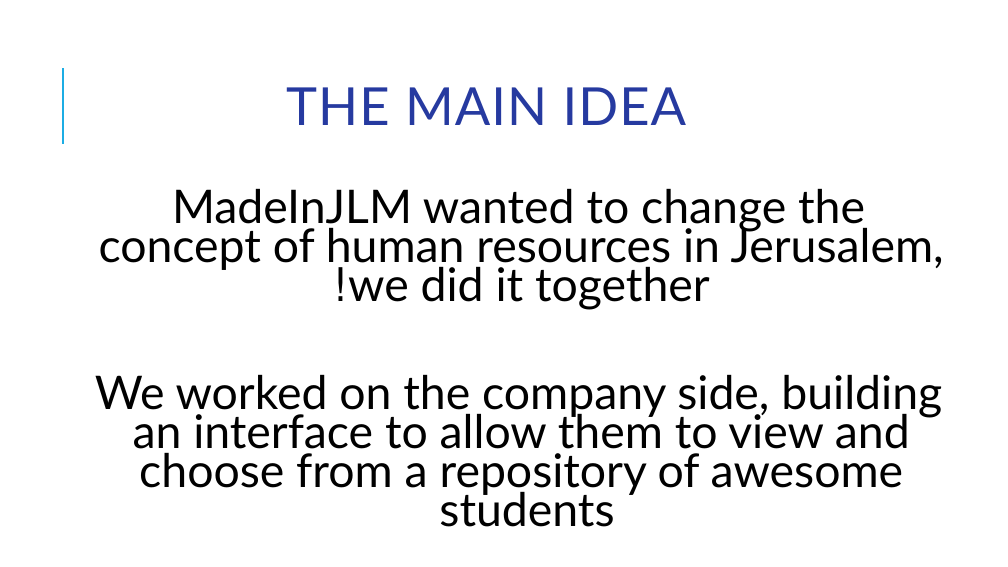
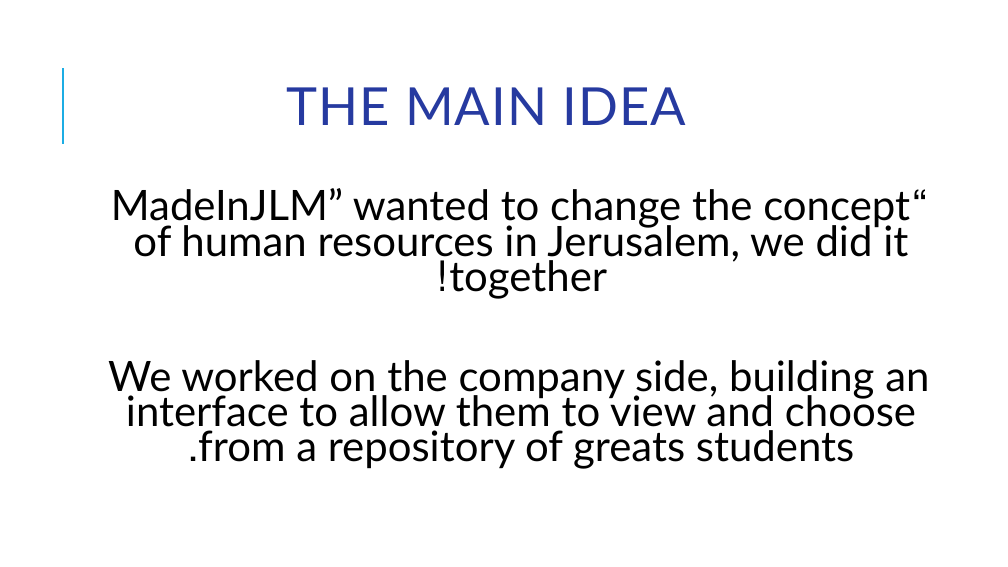
Before and after one commit to RoiZundak/madeJLM-Company, a slide deck: slide 3 of SDF-Software Ducument Folder/ActiveC presentation.pptx. Drawn at 1008x567 pixels with LibreOffice and Linux fonts; fonts in the diff are those of the drawing; background and template pictures are left out. Boxes give left, top, right and bottom in pixels: in the first picture for what was removed or moved away, otherwise in the second. Text is boxed around its words. In the diff, an @@ line names an element or a change of style, - is before the commit and + after.

```diff
--- a/SDF-Software Ducument Folder/ActiveC presentation.pptx
+++ b/SDF-Software Ducument Folder/ActiveC presentation.pptx
@@ text at box(108, 188, 929, 469): text changed; size 44.2 to 39.9 pt @@
-  MadeInJLM wanted to change the concept of human resources in Jerusalem, we did it together!
-  We worked on the company side, building an interface to allow them to view and choose from a repository of awesome students
+  “MadeInJLM” wanted to change the concept of human resources in Jerusalem, we did it together!
+  We worked on the company side, building an interface to allow them to view and choose from a repository of greats students.
```
Also in this commit, not shown: 4 other slides changed, 1 slide added, 1 slide removed.
